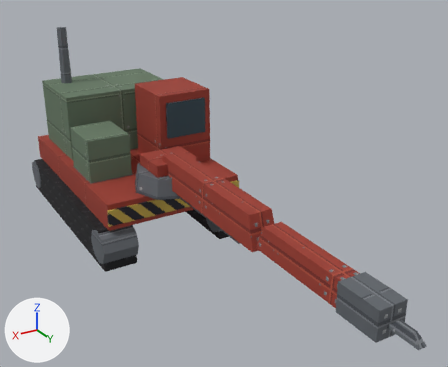
The glTF model docs/models/procedural/machinery__rock_breaker.glb: old version first, new version second.
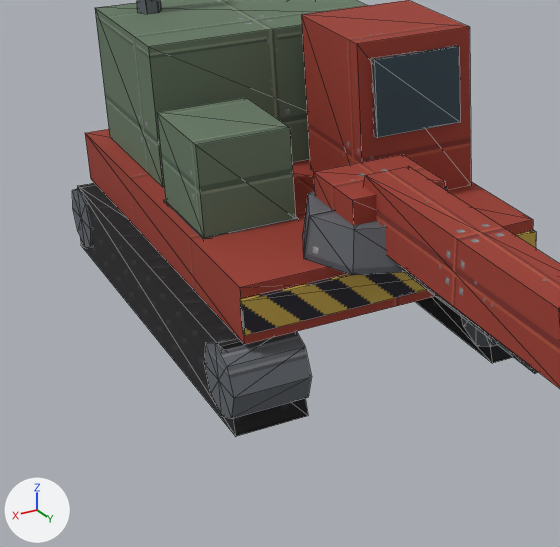
Old and new are each drawn whole from a camera (50 mm lens) standing at (2.8, 6.4, 3.53) and looking at (-0.24, 1.33, 1.0) and again close up on the part from 0% to 56% of the width and 21% to 88% of the height. The lights are fixed; the arrows at lower left show +X, +Y and +Z. The older version's two pictures come first. The close-ups show mesh edges as thin lines. Where no turn or scale is listed for an object, it has been applied to the vertices.

The first close-up shows '_MeshInstance3D_102', '_MeshInstance3D_103', '_MeshInstance3D_104', '_MeshInstance3D_105', '_MeshInstance3D_106', '_MeshInstance3D_107', '_MeshInstance3D_110', '_MeshInstance3D_111', '_MeshInstance3D_113' and 1 more.
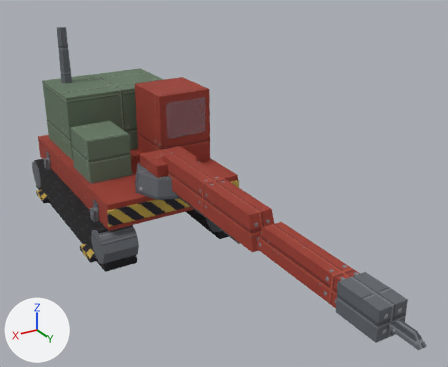
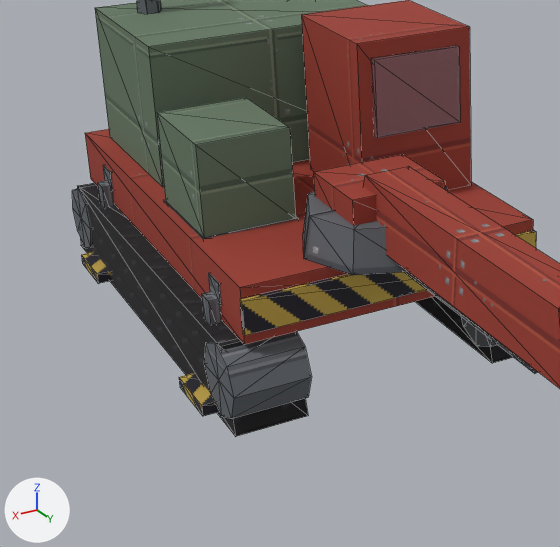
Pixel boxes [x1, y1, x2, y2] of what changed, in the close-ups (560 x 547 px):
```json
{"object": "_MeshInstance3D_107", "change": "recoloured, surface changed", "before": [372, 45, 460, 138], "after": [372, 45, 460, 138]}
{"object": "_MeshInstance3D_167", "change": "added", "after": [179, 373, 218, 416]}
{"object": "_MeshInstance3D_172", "change": "added", "after": [81, 252, 112, 284]}
{"object": "_MeshInstance3D_166", "change": "added", "after": [201, 292, 223, 325]}
{"object": "_MeshInstance3D_171", "change": "added", "after": [97, 181, 116, 208]}
{"object": "_MeshInstance3D_164", "change": "added", "after": [208, 273, 222, 306]}
{"object": "_MeshInstance3D_169", "change": "added", "after": [103, 165, 114, 191]}
```

Scene script edits in JSON lines:
```json
{"op": "set", "path": "mat_m_qd_glass.base_color", "old": "(0.0331, 0.0637, 0.0835)", "new": "(0.263, 0.477, 0.604)", "note": "dark blue #334752 -> blue #8cb8cc"}
{"op": "set", "path": "mat_m_qd_glass.alpha", "old": "1.0", "new": "0.2"}
{"op": "add", "block": "me_mesh_16", "code": ["me_mesh_16 = bpy.data.meshes.new('Mesh_16')", "me_mesh_16.from_pydata(...)  # a box spanning x -0.17..0.17, y -0.17..0.17, z -0.58..-0.52", "me_mesh_16.materials.append(mat_m_qd_hazard)"]}
{"op": "add", "block": "me_mesh_15", "code": ["me_mesh_15 = bpy.data.meshes.new('Mesh_15')", "me_mesh_15.from_pydata(...)  # a box spanning x -0.05..0.05, y -0.05..0.05, z -0.53..-0.03", "me_mesh_15.materials.append(mat_m_qd_steelplate)"]}
{"op": "add", "block": "me_mesh_14", "code": ["me_mesh_14 = bpy.data.meshes.new('Mesh_14')", "me_mesh_14.from_pydata(...)  # a box spanning x -0.7..0.0, y -0.07..0.07, z -0.06..0.06", "me_mesh_14.materials.append(mat_m_qd_steelplate)"]}
{"op": "add", "block": "ob_meshinstance3d_172", "code": ["ob_meshinstance3d_172 = bpy.data.objects.new('_MeshInstance3D_172', me_mesh_16)", "ob_meshinstance3d_172.location = (0.82, -1.45, 0.6)"]}
{"op": "add", "block": "ob_meshinstance3d_171", "code": ["ob_meshinstance3d_171 = bpy.data.objects.new('_MeshInstance3D_171', me_mesh_15)", "ob_meshinstance3d_171.location = (0.82, -1.45, 0.6)"]}
{"op": "add", "block": "ob_meshinstance3d_169", "code": ["ob_meshinstance3d_169 = bpy.data.objects.new('_MeshInstance3D_169', me_mesh_14)", "ob_meshinstance3d_169.location = (0.82, -1.45, 0.6)"]}
{"op": "add", "block": "ob_meshinstance3d_167", "code": ["ob_meshinstance3d_167 = bpy.data.objects.new('_MeshInstance3D_167', me_mesh_16.copy())", "ob_meshinstance3d_167.location = (0.82, 0.35, 0.6)"]}
{"op": "add", "block": "ob_meshinstance3d_166", "code": ["ob_meshinstance3d_166 = bpy.data.objects.new('_MeshInstance3D_166', me_mesh_15.copy())", "ob_meshinstance3d_166.location = (0.82, 0.35, 0.6)"]}
{"op": "add", "block": "ob_meshinstance3d_164", "code": ["ob_meshinstance3d_164 = bpy.data.objects.new('_MeshInstance3D_164', me_mesh_14.copy())", "ob_meshinstance3d_164.location = (0.82, 0.35, 0.6)"]}
```
